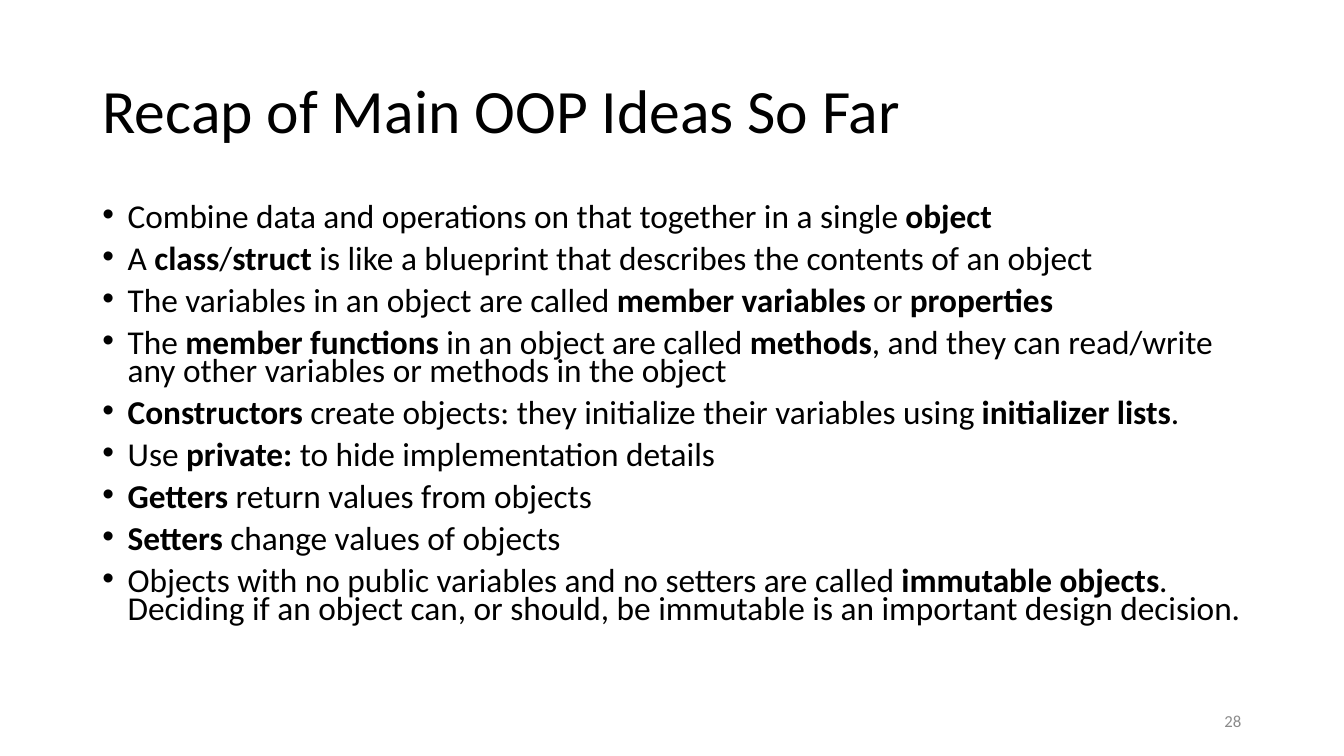
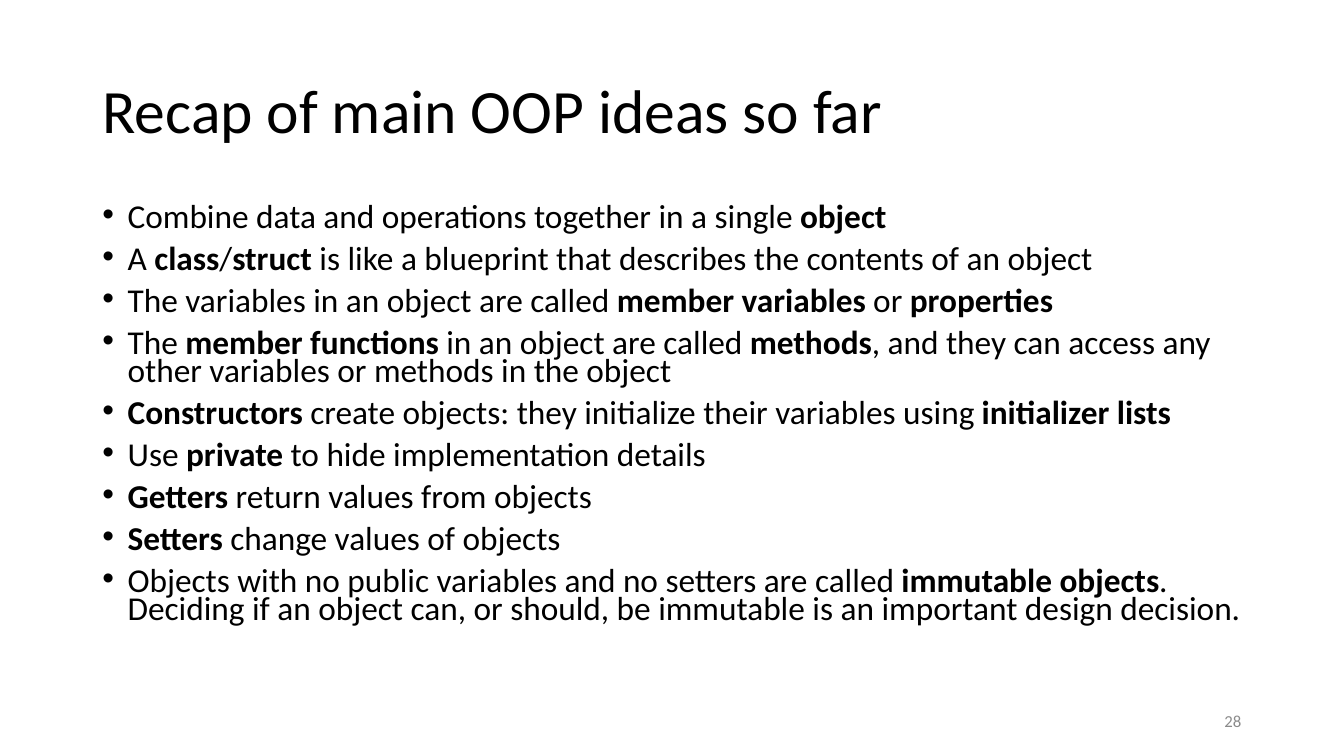
Before and after one commit to tjd1234/cmpt135spring2024, a slide deck: slide 28 of sample_code/week5/week5_cmpt135.pptx. Drawn at 1344x756 pixels with LibreOffice and Linux fonts; fonts in the diff are those of the drawing. Boxes give left, top, right and bottom in pixels: in the first picture for what was removed or moved away, otherwise in the second. Text is boxed around its words. In the diff, an @@ line names an element or a change of style, - is before the commit and + after.

Commit message:
updated

```diff
--- a/sample_code/week5/week5_cmpt135.pptx
+++ b/sample_code/week5/week5_cmpt135.pptx
@@ title at box(102, 90, 882, 143): text changed @@
-Recap of Main OOP Ideas So Far
+Recap of main OOP ideas so far
@@ text at box(128, 204, 886, 234): text changed @@
-• Combine data and operations on that together in a single object
+• Combine data and operations together in a single object
@@ text at box(128, 330, 1211, 472): text changed @@
-• The member functions in an object are called methods, and they can read/write any other variables or methods in the object
-• Constructors create objects: they initialize their variables using initializer lists.
-• Use private: to hide implementation details
+• The member functions in an object are called methods, and they can access any other variables or methods in the object
+• Constructors create objects: they initialize their variables using initializer lists
+• Use private to hide implementation details
```
